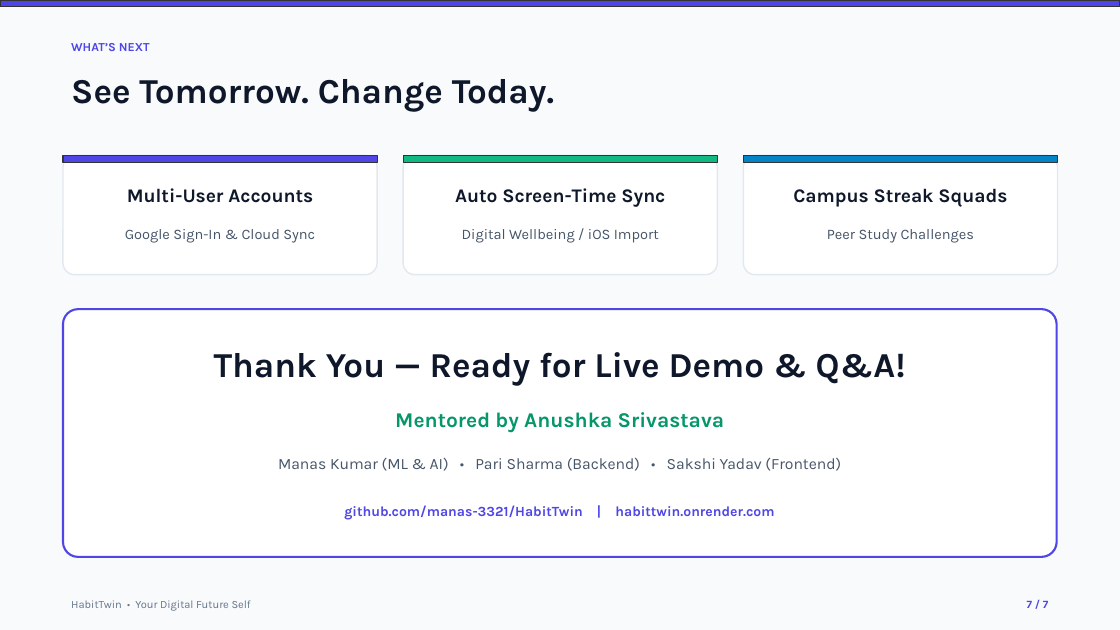
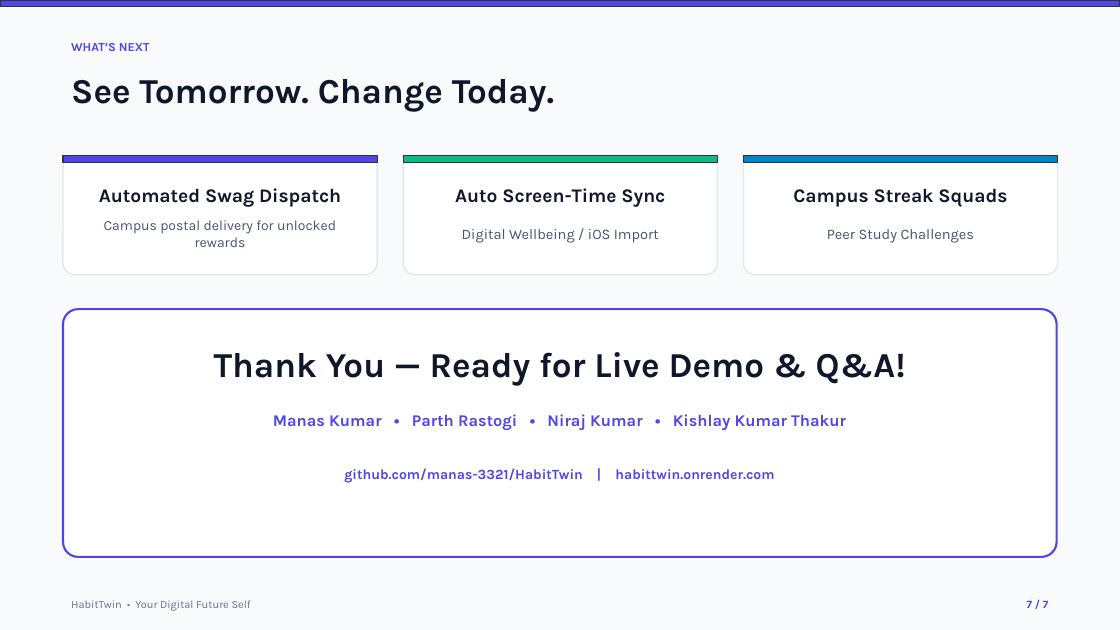
Before and after one commit to manas-3321/HabitTwin, a slide deck: slide 7 of HabitTwin_Presentation.pptx. Drawn at 1120x630 pixels with LibreOffice and Linux fonts; fonts in the diff are those of the drawing. Boxes give left, top, right and bottom in pixels: in the first picture for what was removed or moved away, otherwise in the second. Text is boxed around its words. In the diff, an @@ line names an element or a change of style, - is before the commit and + after.

Commit message:
Integrate monthly allowance, campus rewards, user auth system, 6-month certificate email delivery, and update presentation

```diff
--- a/HabitTwin_Presentation.pptx
+++ b/HabitTwin_Presentation.pptx
@@ text at [99,188,341,207]: text changed @@
-Multi-User Accounts
+Automated Swag Dispatch
@@ text at [104,220,336,247]: text changed; size 12.5 to 12 pt @@
-Google Sign-In & Cloud Sync
+Campus postal delivery for unlocked rewards
@@ text at [273,414,846,430]: text changed; size 13.5 to 14 pt; text colour #475569 to #4F46E5; bold on @@
-Manas Kumar (ML & AI) • Pari Sharma (Backend) • Sakshi Yadav (Frontend)
+Manas Kumar • Parth Rastogi • Niraj Kumar • Kishlay Kumar Thakur
@@ text removed at [395,412,724,433] @@
-Mentored by Anushka Srivastava
@@ text "github.com/manas-3321/HabitTwin | habittwin.onrender.com": place and size @@
-text "github.com/manas-3321/HabitTwin | habittwin.onrender.com" at [344,505,774,520]
+text "github.com/manas-3321/HabitTwin | habittwin.onrender.com" at [344,468,774,483]
```
Also in this commit, not shown: 5 other slides changed, 28 other files.
